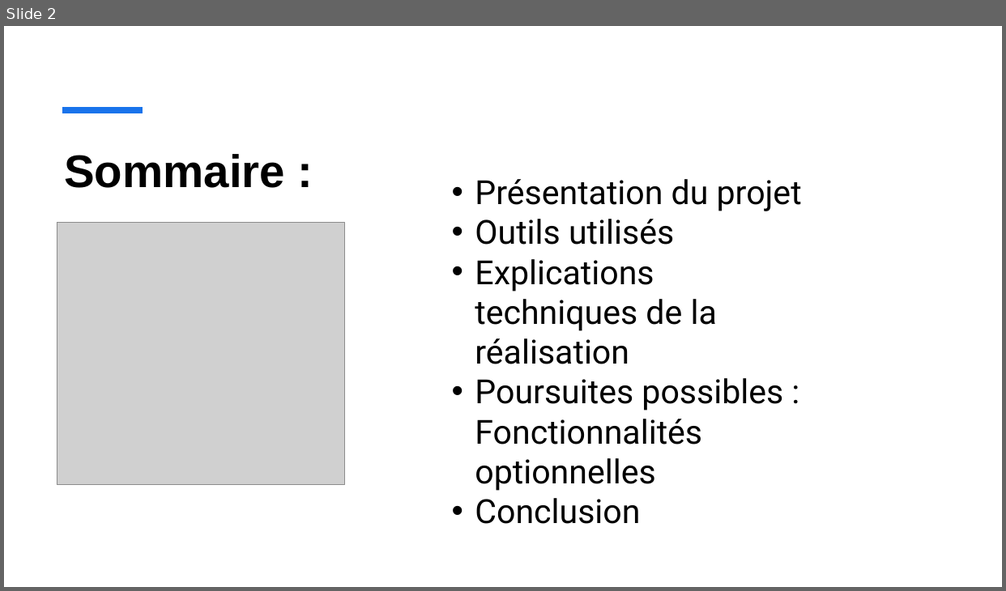
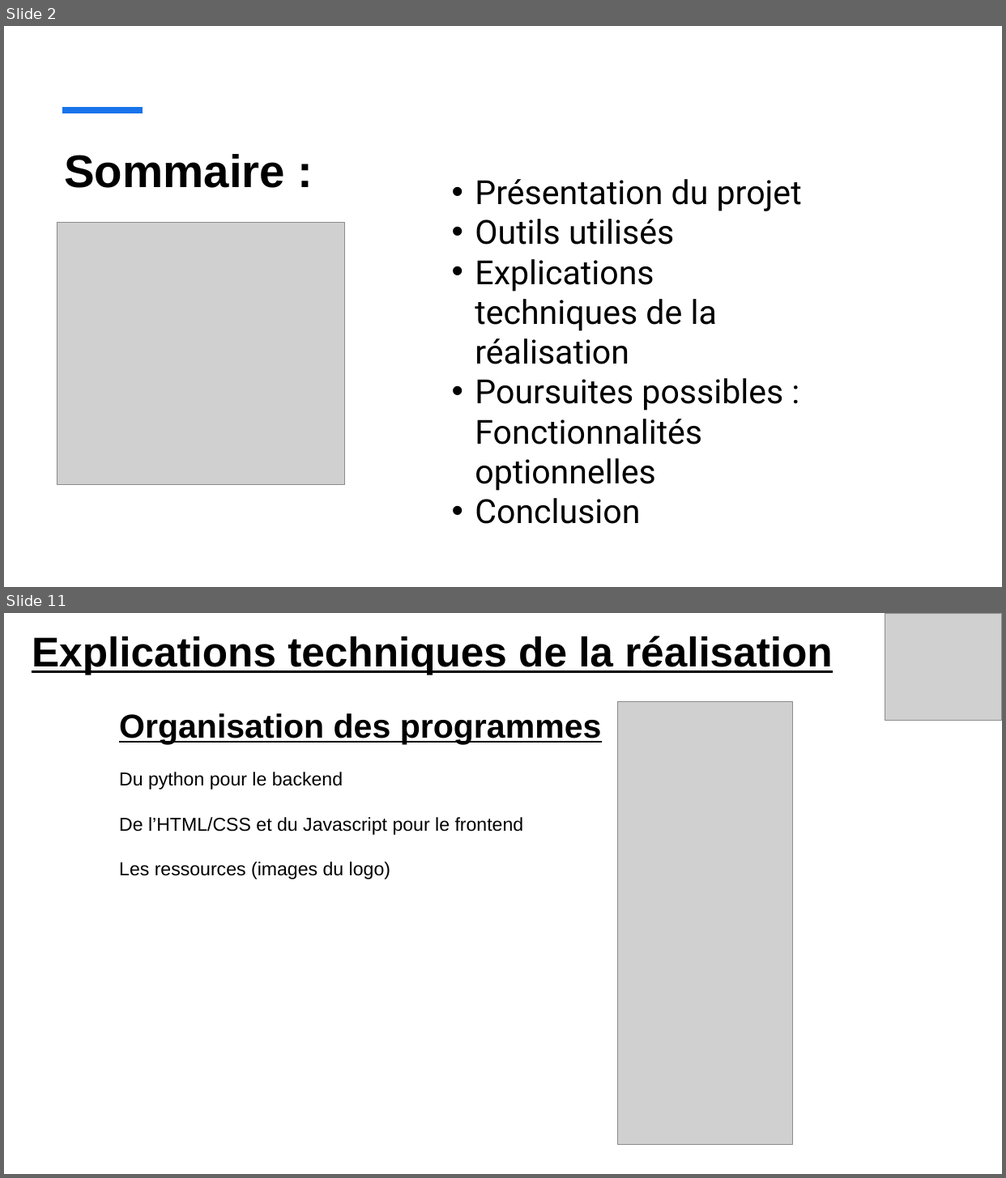
Before and after one commit to vento11b/mini-projet2, a slide deck: Présentation/TOKI.pptx. Shown one above the other, each under a label of ours: slide 2 before the commit, slides 2 and 11 after it; the slides between them are not shown. The pictures are 1006x591 and 1006x1178 pixels, drawn with LibreOffice and Linux fonts; fonts in the diff are those of the drawing; grey boxes stand for pictures. Boxes give left, top, right and bottom in pixels: in the first picture for what was removed or moved away, otherwise in the second. Text is boxed around its words. In the diff, an @@ line names an element or a change of style, - is before the commit and + after.

```diff
--- a/Présentation/TOKI.pptx
+++ b/Présentation/TOKI.pptx
@@ slide 11 added at (4,613,1002,1174), background #FFFFFF @@
@@ text added at (32,636,832,675), 40 pt, text #000000, bold, underline @@
+Explications techniques de la réalisation
@@ picture added at (885,614,1002,721) @@
@@ picture added at (618,701,792,1145) @@
@@ text added at (119,713,602,879), 18 pt, text #000000 @@
+Organisation des programmes
+Du python pour le backend
+De l’HTML/CSS et du Javascript pour le frontend
+Les ressources (images du logo)
```
Also in this commit, not shown: 7 slides changed, 4 other slides added, 1 slide removed, 1 other file.
